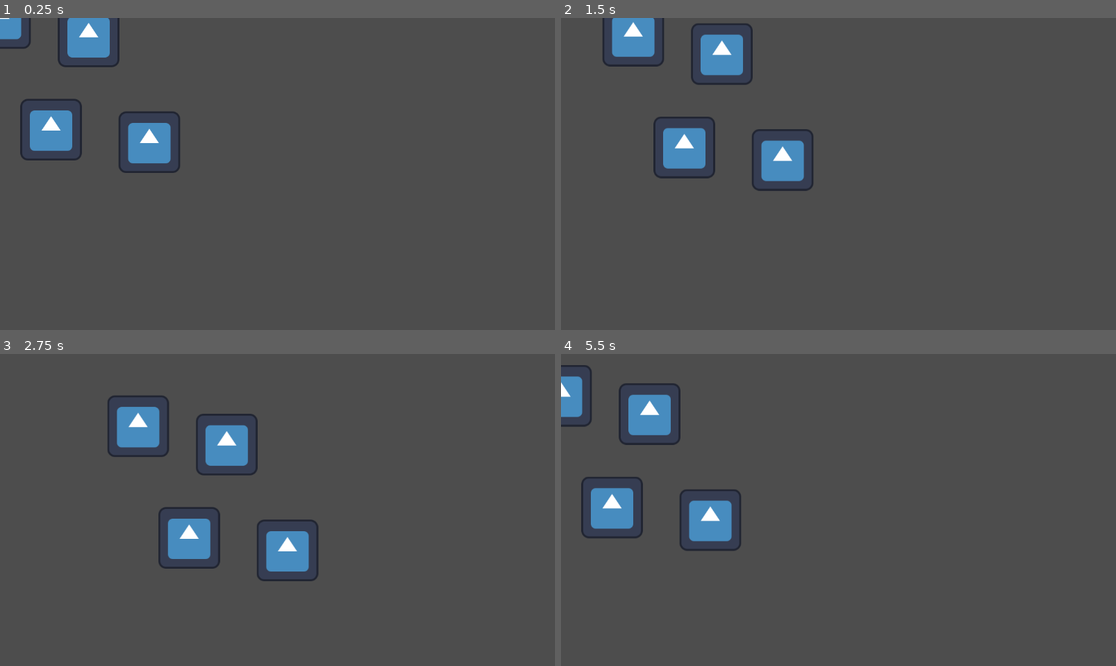
Above: before the commit, frames 1-4 (two rows, left to right).
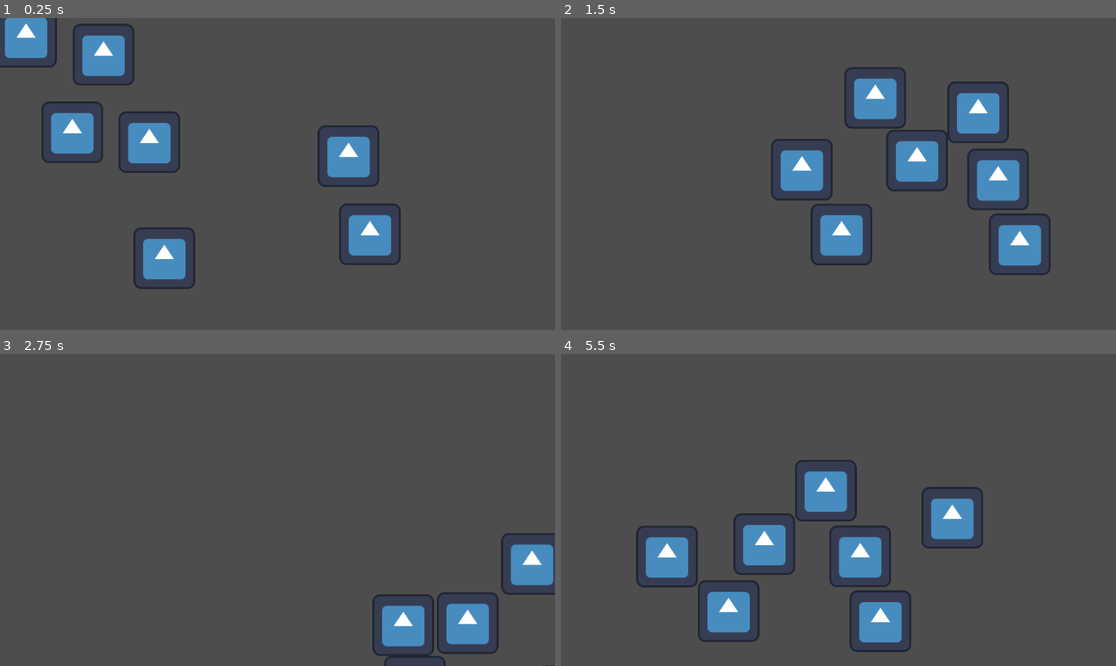
Above: after the commit, the same moments.

Repository: lucasericsson222/gmtk2024
Game: Godot game, scene res://scenes/world.tscn
Two runs of this game, one before a commit and one after it. Both use one fixed random seed, a clock stepped at 60 frames per second and the inputs below. The engine's default icon, where the game draws it, is replaced by a stand-in: a white triangle on a blue panel in a dark square.
Inputs:
- Up to frame 1 (0.25 s): no input
- Up to frame 2 (1.5 s): hold Right (ui_right) 0.53-1.28 s; hold Down (ui_down) from 1.28 s (still down)
- Up to frame 3 (2.75 s): release Down (ui_down) at 2.03 s; hold Right (ui_right) from 2.03 s (still down)
- Up to frame 4 (5.5 s): release Right (ui_right) at 2.78 s; hold Up (ui_up) 2.78-3.53 s; hold Left (ui_left) 3.53-5.03 s; hold Down (ui_down) from 5.03 s (still down)

The runs differ from the first frame. In frame 1, 8.1% of the frame differs, in the area x 0-73%, y 0-87%; in frame 2, 13%; in frame 3, 9.1%; in frame 4, 13%, in the area x 0-77%, y 3-96%.

Commit message:
Working zombie clumping and movement

Diff:
--- a/scenes/world.tscn
+++ b/scenes/world.tscn
@@ -14,3 +14,12 @@
 
 [node name="Zombie4" parent="." instance=ExtResource("1_orncy")]
 position = Vector2(106, 232)
+
+[node name="Zombie5" parent="." instance=ExtResource("1_orncy")]
+position = Vector2(336, 547)
+
+[node name="Zombie6" parent="." instance=ExtResource("1_orncy")]
+position = Vector2(788, 291)
+
+[node name="Zombie7" parent="." instance=ExtResource("1_orncy")]
+position = Vector2(832, 479)
--- a/scenes/zombie.tscn
+++ b/scenes/zombie.tscn
@@ -19,3 +19,5 @@
 
 [node name="ZombieComponent" type="Node" parent="."]
 script = ExtResource("3_mt8pv")
+velocity = null
+speed = null
--- a/scripts/zombie_component.gd
+++ b/scripts/zombie_component.gd
@@ -1,7 +1,11 @@
 extends Node
 
-@export var velocity = Vector2.ZERO
-@export var speed = 200
+@export var velocity: Vector2 = Vector2.ZERO
+@export var speed: float = 200
+var max_speed: float = 400
+const ATTRACTION_SPEED: float = 0.1
+const SEPARATION_SPEED: float = 100
+const SEPARATION_MIN_DISTANCE: float = 50
 
 # Called when the node enters the scene tree for the first time.
 func _ready() -> void:
@@ -10,18 +14,17 @@
 
 # Called every frame. 'delta' is the elapsed time since the previous frame.
 func _physics_process(_delta: float) -> void:
-	velocity = Vector2.ZERO
 
+	var input_force = Vector2.ZERO
 	if Input.is_action_pressed("ui_left"):
-		velocity += Vector2(-1, 0)
+		input_force += Vector2(-1, 0)
 	if Input.is_action_pressed("ui_right"):
-		velocity += Vector2(1, 0)
+		input_force += Vector2(1, 0)
 	if Input.is_action_pressed("ui_up"):
-		velocity += Vector2(0, -1)
+		input_force += Vector2(0, -1)
 	if Input.is_action_pressed("ui_down"):
-		velocity += Vector2(0, 1)
+		input_force += Vector2(0, 1)
 
-	velocity.normalized()
 
 	var zombies = get_tree().get_nodes_in_group("zombie")
 	var zombie_count = zombies.size()
@@ -32,4 +35,16 @@
 	assert(zombie_count > 0)
 	var zombie_average_position = zombie_sum_position / zombie_count
 
-	velocity *= speed
+	var displacement_from_center: Vector2 = zombie_average_position - get_parent().position
+	if (displacement_from_center.length() > 100):
+		velocity += displacement_from_center * ATTRACTION_SPEED
+
+	input_force.normalized()
+	velocity += input_force * displacement_from_center.length()
+
+	for zombie: Node2D in zombies:
+		var clumping: Vector2 = zombie.position - get_parent().position
+		if clumping.length() < SEPARATION_MIN_DISTANCE:
+			velocity += (SEPARATION_MIN_DISTANCE - clumping.length()) * -1 * clumping.normalized() * SEPARATION_SPEED
+
+	velocity = velocity.normalized() * clamp(velocity.length(), 0, 400)
